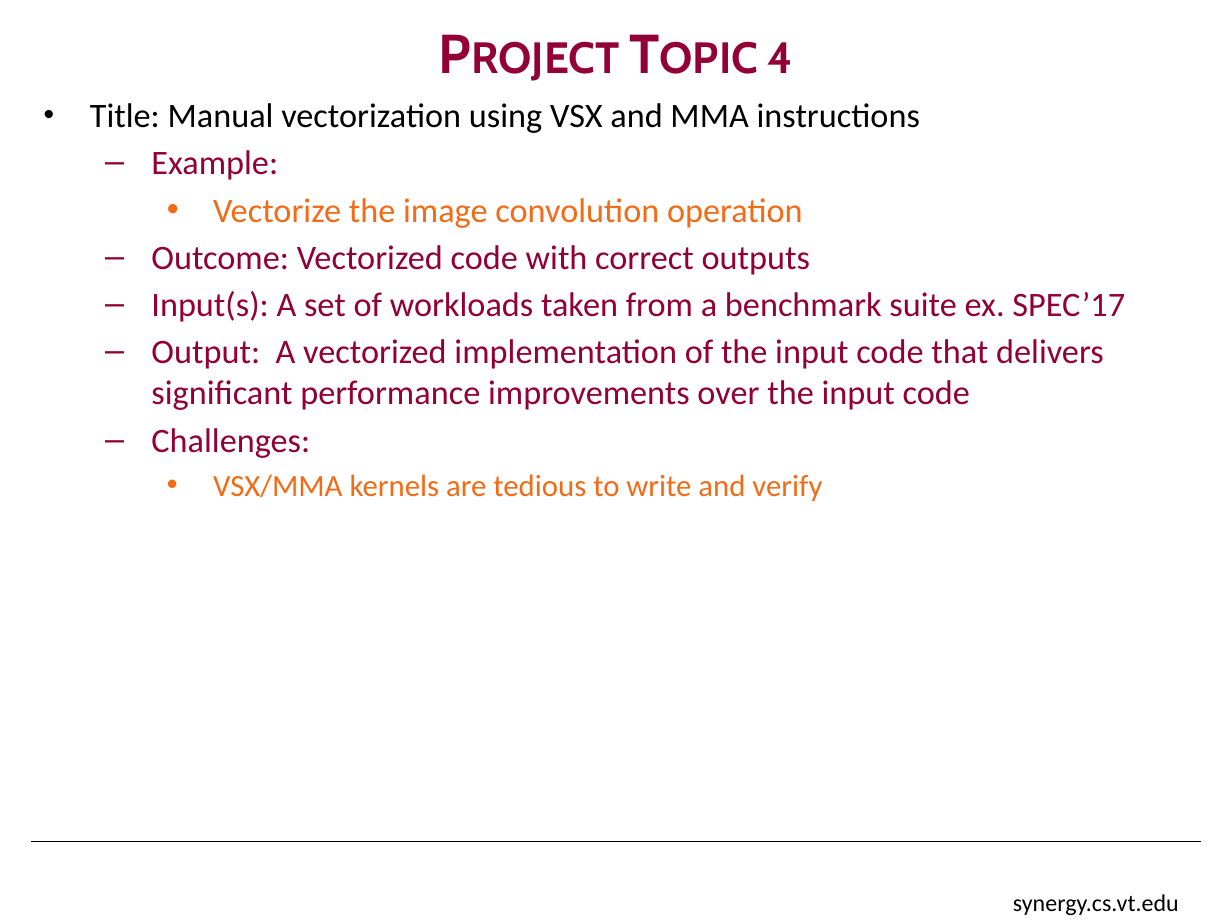
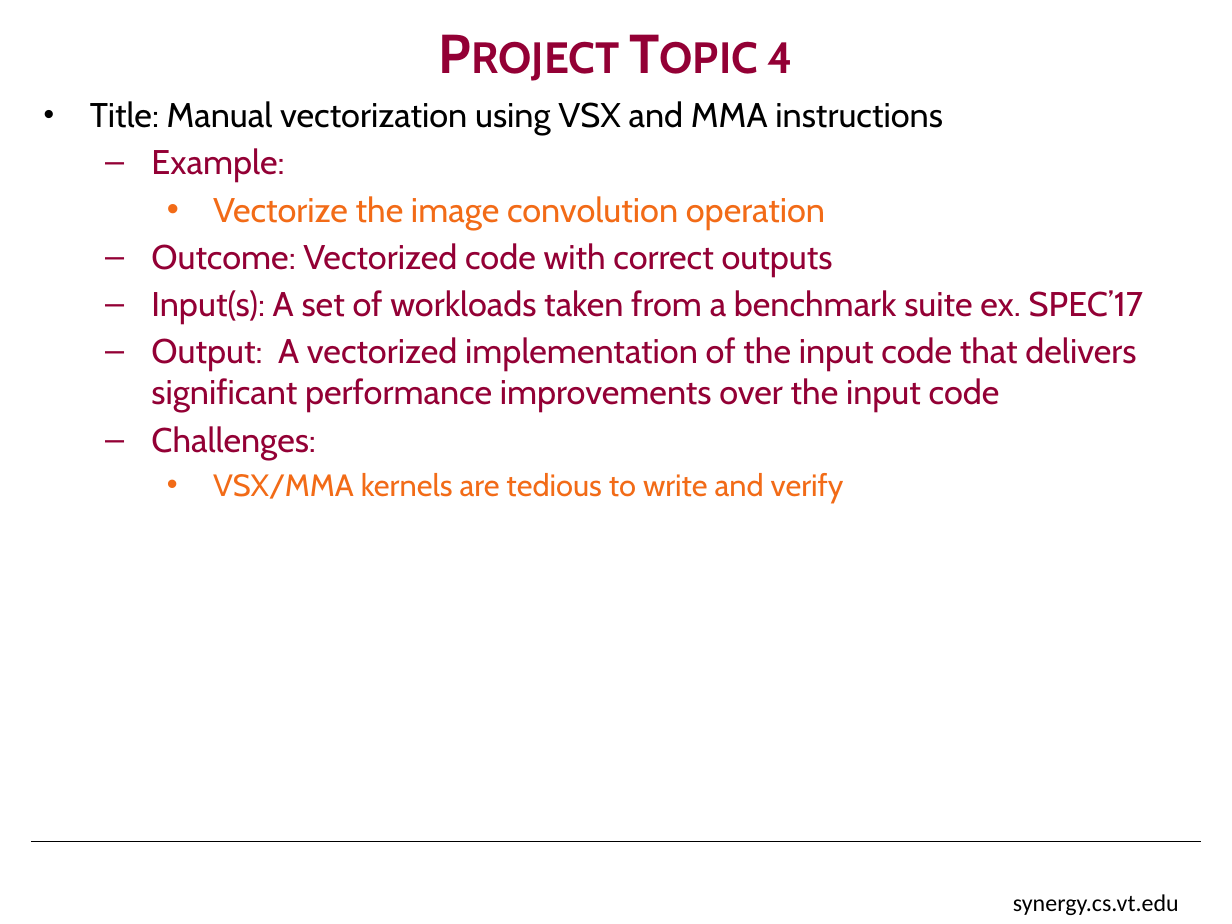
Before and after one commit to w-feng/CompArch-MIPS-POWER, a slide deck: slide 5 of Projects/CS4504_project_ideas.pptx. Drawn at 1232x924 pixels with LibreOffice and Linux fonts; fonts in the diff are those of the drawing; background and template pictures are left out. Boxes give left, top, right and bottom in pixels: in the first picture for what was removed or moved away, otherwise in the second. Text is boxed around its words. In the diff, an @@ line names an element or a change of style, - is before the commit and + after.

Commit message:
Update fonts

```diff
--- a/Projects/CS4504_project_ideas.pptx
+++ b/Projects/CS4504_project_ideas.pptx
@@ text "Title: Manual vectorization using VSX ..." at (90, 101, 1143, 502): font Calibri to Cabin @@
```
Also in this commit, not shown: 3 other slides changed, 1 slide added.
